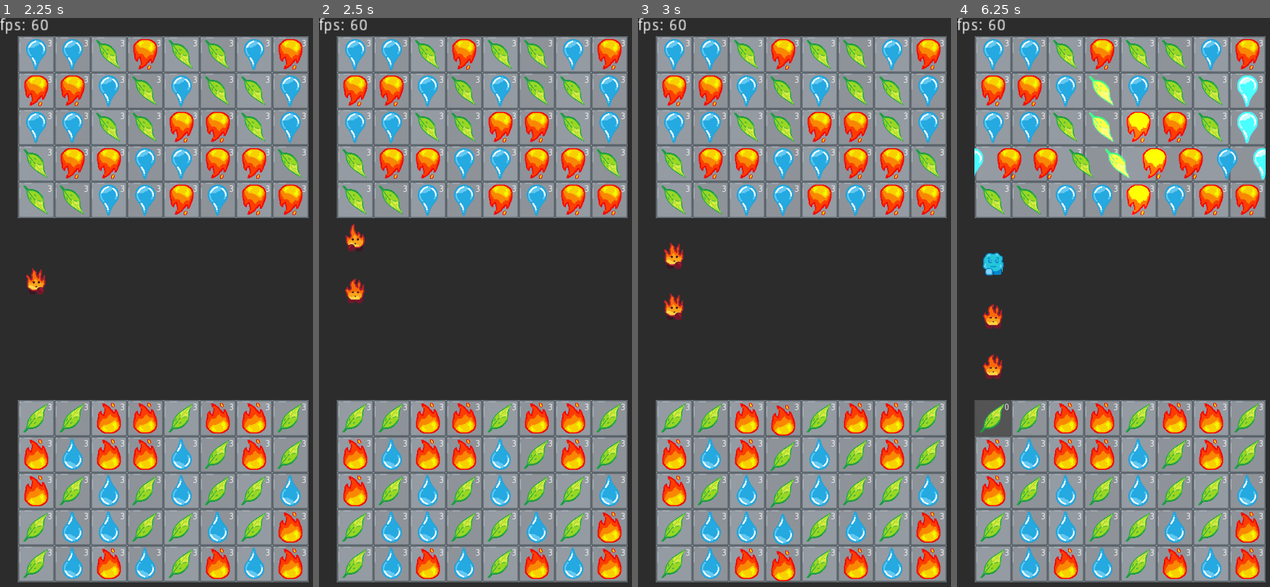
Above: before the commit, frames 1-4 (left to right).
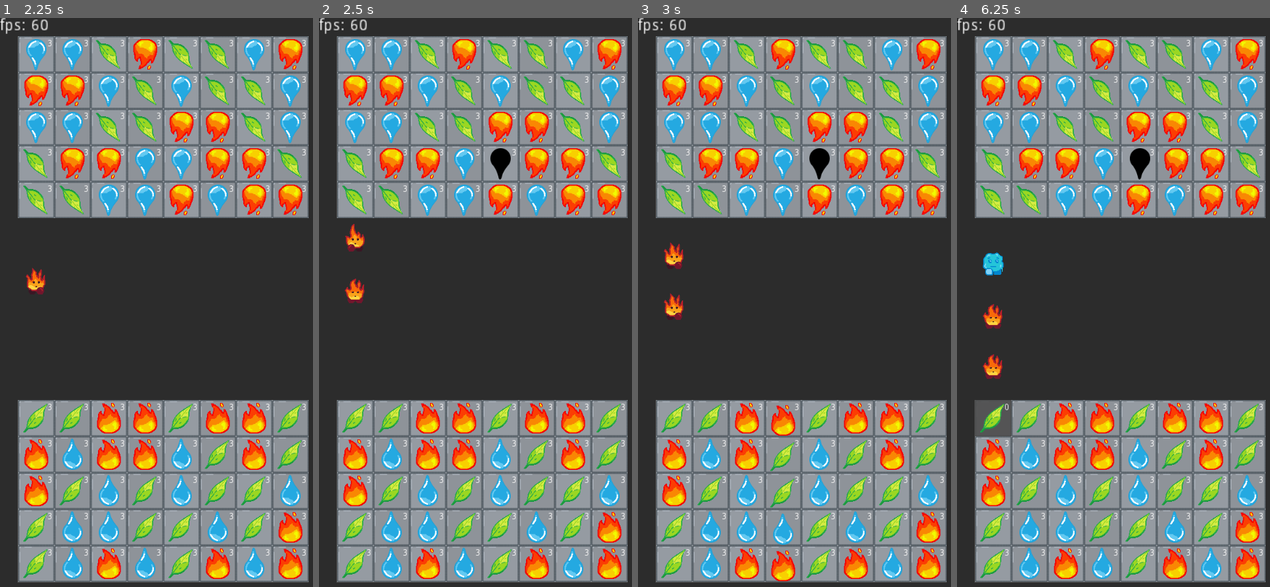
Above: after the commit, the same moments.

Repository: ruifr5/Project-Match-3
Game: Godot game, scene res://scenes/game_window.tscn
Two runs of this game, one before a commit and one after it. Both use one fixed random seed, a clock stepped at 60 frames per second and the inputs below.
Inputs (mouse positions are in pixels of both pictures, inside the frame that each line leads up to):
- Up to frame 1 (2.25 s): tap Enter at 0.5 s; move the mouse to (234, 279) at 0.52 s; click (234, 279) at 0.6 s; right-click (234, 279) at 0.8 s; drag from (97, 336) to (37, 234) at 1.27 s; move the mouse to (197, 183) at 2.02 s; click (197, 183) at 2.1 s
- Up to frame 2 (2.5 s): right-click (516, 183) at 2.3 s
- Up to frame 3 (3 s): drag from (785, 427) to (709, 234) at 2.77 s
- Up to frame 4 (6.25 s): move the mouse to (1219, 393) at 3.52 s; click (1219, 393) at 3.6 s; right-click (1219, 393) at 3.8 s; drag from (1022, 222) to (1176, 234) at 4.27 s; move the mouse to (1135, 308) at 5.02 s; click (1135, 308) at 5.1 s; right-click (1135, 308) at 5.3 s; drag from (1072, 165) to (1210, 234) at 5.77 s

Frame 1 is identical in both runs. In frame 2, 0.2% of the frame differs, in the area x 54-62%, y 22-29%; in frame 3, 0.2%; in frame 4, 4.8%, in the area x 5-99%, y 10-35%.

Commit message:
piece lock system

Diff:
--- a/scenes/piece.tscn
+++ b/scenes/piece.tscn
@@ -1,12 +1,14 @@
-[gd_scene load_steps=3 format=2]
+[gd_scene load_steps=4 format=2]
 
 [ext_resource path="res://scripts/piece.gd" type="Script" id=1]
 [ext_resource path="res://scenes/SpriteScreenWrap.tscn" type="PackedScene" id=2]
+[ext_resource path="res://art/tiles/fire.png" type="Texture" id=3]
 
 [node name="piece" type="Node2D"]
 script = ExtResource( 1 )
 
 [node name="SpriteScreenWrap" parent="." instance=ExtResource( 2 )]
 modulate = Color( 1, 1, 1, 1 )
+texture = ExtResource( 3 )
 
 [node name="move_tween" type="Tween" parent="."]
--- a/scripts/grid.gd
+++ b/scripts/grid.gd
@@ -12,6 +12,7 @@
 export (float) var refill_timer = 0
 export (float) var collapse_seconds = 0.5
 export (Vector2) var allegiance = Vector2.UP
+export (float) var locked_piece_move_distance = 2
 
 
 # ****IMPORTANT**** must be set
@@ -41,7 +42,7 @@
 # signals
 signal matched(grid_positions, color)
 
-# Called when the node enters the scene tree for the first time.
+
 func _enter_tree():
 	if !possible_pieces:
 		queue_free()
@@ -51,11 +52,6 @@
 	spawn_pieces(MovementType.INSTANT)
 
 
-# Called every frame. 'delta' is the elapsed time since the previous frame.
-#func _process(_delta):
-#	pass
-
-
 func _input(event):
 	on_drag(event)
 
@@ -77,17 +73,35 @@
 			drag_position = event.position
 
 		var	new_direction = clamp_movement_distance(zero_smallest_dimention(drag_position - touch_down))
-
-		if !old_movement_direction:
-			old_movement_direction = new_direction
-		elif abs(old_movement_direction.x) == 0 && abs(new_direction.x) != 0:
-			reset_column_pixel_position(movement_start_grid_position.x)
-		elif abs(old_movement_direction.y) == 0 &&  abs(new_direction.y) != 0:
-			reset_row_pixel_position(movement_start_grid_position.y)
+		reset_old_moving_pieces_if_movement_changed_axis(new_direction)
+		new_direction = clamp_if_locked(new_direction)
 
 		move_pieces(new_direction)
 		old_movement_direction = new_direction
 		highlight_matches()
+
+
+func clamp_if_locked(direction):
+	var is_locked = false
+#	if vertical movement
+	if direction.x == 0:
+		is_locked = is_vertical_locked(movement_start_grid_position)
+#	if horizontal movement
+	elif direction.y == 0:
+		is_locked = is_horizontal_locked(movement_start_grid_position)
+#	limit direction if the row/column is locked
+	if is_locked:
+		direction = direction.clamped(locked_piece_move_distance)
+	return direction
+
+
+func reset_old_moving_pieces_if_movement_changed_axis(direction):
+		if !old_movement_direction:
+			old_movement_direction = direction
+		elif abs(old_movement_direction.x) == 0 && abs(direction.x) != 0:
+			reset_column_pixel_position(movement_start_grid_position.x)
+		elif abs(old_movement_direction.y) == 0 &&  abs(direction.y) != 0:
+			reset_row_pixel_position(movement_start_grid_position.y)
 
 
 func on_touch(event):
@@ -135,10 +149,13 @@
 		highlight_matches()
 
 #	right click down
-#	if Input.is_action_just_pressed("ui_touch_2"):
-#		var touch_down_grid_position = pixel_to_grid(get_global_mouse_position())
-#		if is_in_grid(touch_down_grid_position):
-#			pass
+	if Input.is_action_just_pressed("ui_touch_2"):
+		var touch_down_grid_position = pixel_to_grid(get_global_mouse_position())
+		if is_in_grid(touch_down_grid_position):
+			if all_pieces[touch_down_grid_position.x][touch_down_grid_position.y].locked:
+				unlock_grid_position(touch_down_grid_position)
+			else:
+				lock_grid_position(touch_down_grid_position)
 
 
 func init_piece_count_array():
@@ -577,12 +594,37 @@
 	find_matches()
 
 
-# debug function
-func print_colors(arr):
-	var toprint = make_2d_array()
-	for x in width:
-		for y in height:
-			toprint[x][y] = (arr[x][y].color)
-	for col in toprint:
-		print(col)
-	print("-------------------------------------------------------")
+func lock_grid_position(grid_position: Vector2):
+	var piece = all_pieces[grid_position.x][grid_position.y]
+	if piece:
+		piece.lock()
+
+
+func unlock_grid_position(grid_position: Vector2):
+	var piece = all_pieces[grid_position.x][grid_position.y]
+	if piece:
+		piece.unlock()
+
+
+func unlock_all():
+	for x in width:
+		for y in height:
+			var piece = all_pieces[x][y]
+			if piece:
+				piece.unlock()
+
+
+func is_horizontal_locked(grid_position: Vector2) -> bool:
+	for x in width:
+		var piece = all_pieces[x][grid_position.y]
+		if piece and piece.locked:
+			return true
+	return false
+
+
+func is_vertical_locked(grid_position: Vector2) -> bool:
+	for y in height:
+		var piece = all_pieces[grid_position.x][y]
+		if piece and piece.locked:
+			return true
+	return false
--- a/scripts/grid_hp.gd
+++ b/scripts/grid_hp.gd
@@ -20,17 +20,6 @@
 
 func _ready():
 	init_tile_positions()
-
-
-#func _input(event):
-#	if Input.is_action_just_pressed("ui_touch"):
-#		var grid_position = get_parent().pixel_to_grid(get_global_mouse_position())
-#		if get_parent().is_in_grid(grid_position):
-#			all_tiles[grid_position.x][grid_position.y].damage(1)
-#	if Input.is_action_just_pressed("ui_touch_2"):
-#		var grid_position = get_parent().pixel_to_grid(get_global_mouse_position())
-#		if get_parent().is_in_grid(grid_position):
-#			all_tiles[grid_position.x][grid_position.y].heal(1)
 
 
 func make_2d_array():
--- a/scripts/piece.gd
+++ b/scripts/piece.gd
@@ -7,6 +7,12 @@
 var old_movement_distance
 var matched = false
 var highlighted = false
+var locked = false
+
+
+# Called every frame. 'delta' is the elapsed time since the previous frame.
+func _process(_delta):
+	check_if_highlighted()
 
 
 func move_as_group(difference, duration = .5, trans_type = Tween.TRANS_EXPO, ease_type = Tween.EASE_OUT):
@@ -53,6 +59,11 @@
 		$SpriteScreenWrap.modulate = Color(1, 1, 1, 1)
 
 
-# Called every frame. 'delta' is the elapsed time since the previous frame.
-func _process(_delta):
-	check_if_highlighted()
+func lock():
+	locked = true
+	modulate = Color.black # todo: missing freeze sprite
+
+
+func unlock():
+	locked = false
+	modulate = Color(1, 1, 1, 1) # todo: missing freeze sprite
